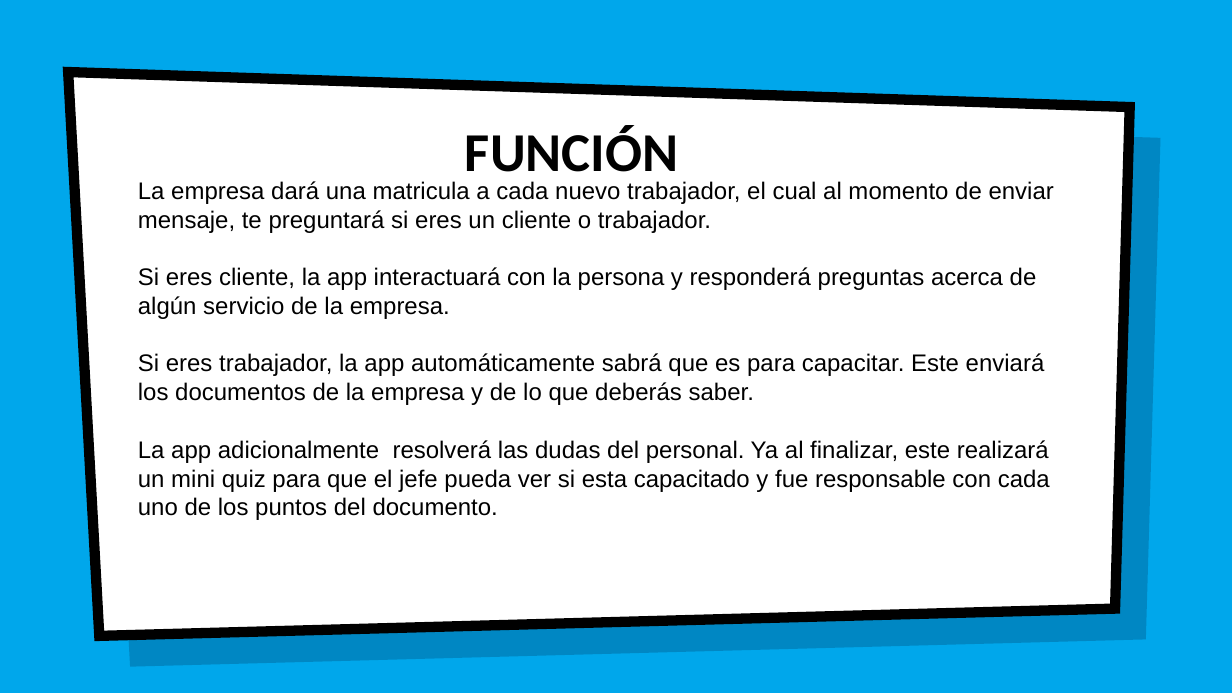
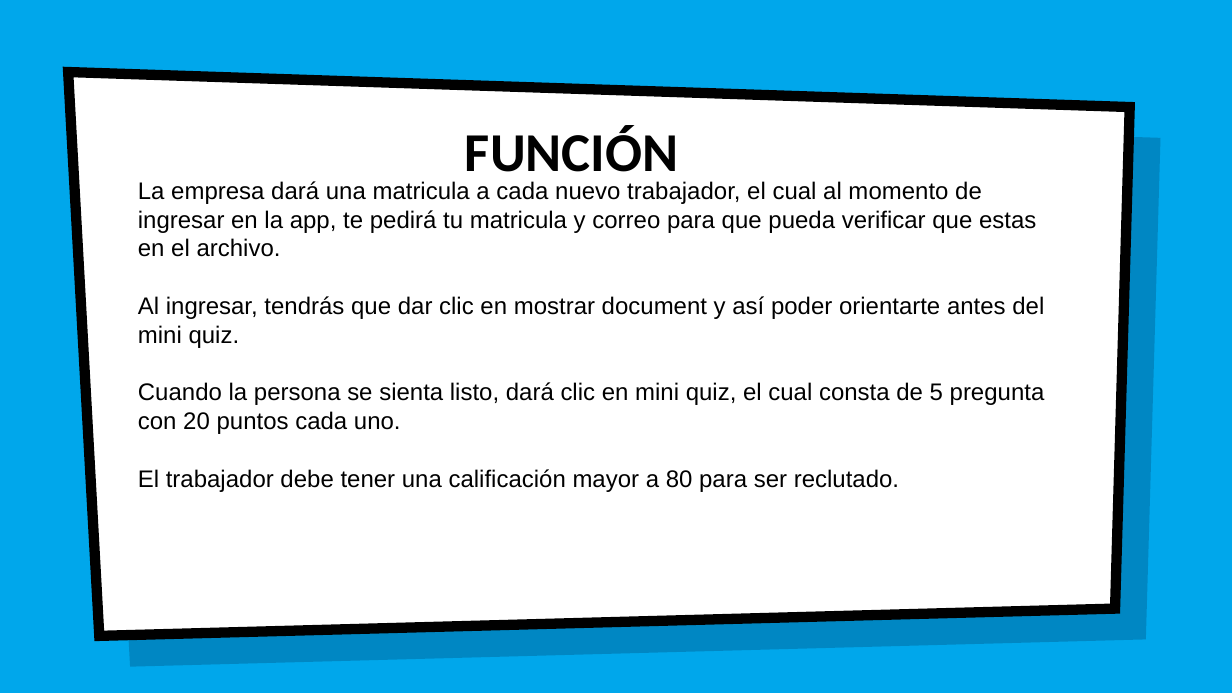
Before and after one commit to jesusapb/SURA-BOT, a slide deck: slide 3 of documentacion/Surabot.pptx. Drawn at 1232x693 pixels with LibreOffice and Linux fonts; fonts in the diff are those of the drawing; background and template pictures are left out. Boxes give left, top, right and bottom in pixels: in the first picture for what was removed or moved away, otherwise in the second. Text is boxed around its words. In the diff, an @@ line names an element or a change of style, - is before the commit and + after.

Commit message:
Actualizacion
Actualizacion de los documentos

```diff
--- a/documentacion/Surabot.pptx
+++ b/documentacion/Surabot.pptx
@@ text at (138,181,1045,492): text changed @@
-La empresa dará una matricula a cada nuevo trabajador, el cual al momento de enviar mensaje, te preguntará si eres un cliente o trabajador.
-Si eres cliente, la app interactuará con la persona y responderá preguntas acerca de algún servicio de la empresa.
-Si eres trabajador, la app automáticamente sabrá que es para capacitar. Este enviará los documentos de la empresa y de lo que deberás saber.
-La app adicionalmente resolverá las dudas del personal. Ya al finalizar, este realizará un mini quiz para que el jefe pueda ver si esta capacitado y fue responsable con cada uno de los puntos del documento.
+La empresa dará una matricula a cada nuevo trabajador, el cual al momento de ingresar en la app, te pedirá tu matricula y correo para que pueda verificar que estas en el archivo.
+Al ingresar, tendrás que dar clic en mostrar document y así poder orientarte antes del mini quiz.
+Cuando la persona se sienta listo, dará clic en mini quiz, el cual consta de 5 pregunta con 20 puntos cada uno.
+El trabajador debe tener una calificación mayor a 80 para ser reclutado.
```
Also in this commit, not shown: 6 other slides changed, 42 other files.
